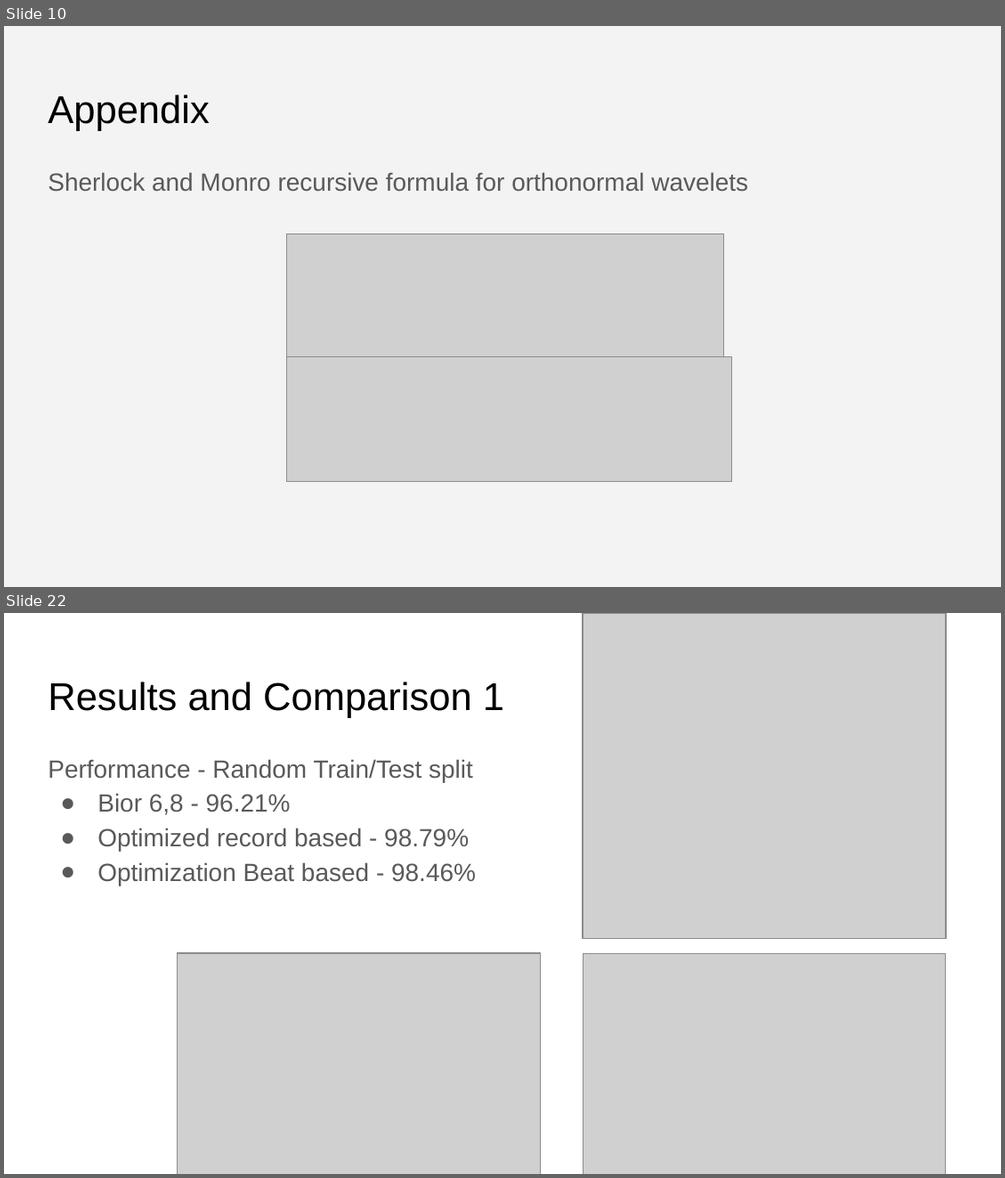
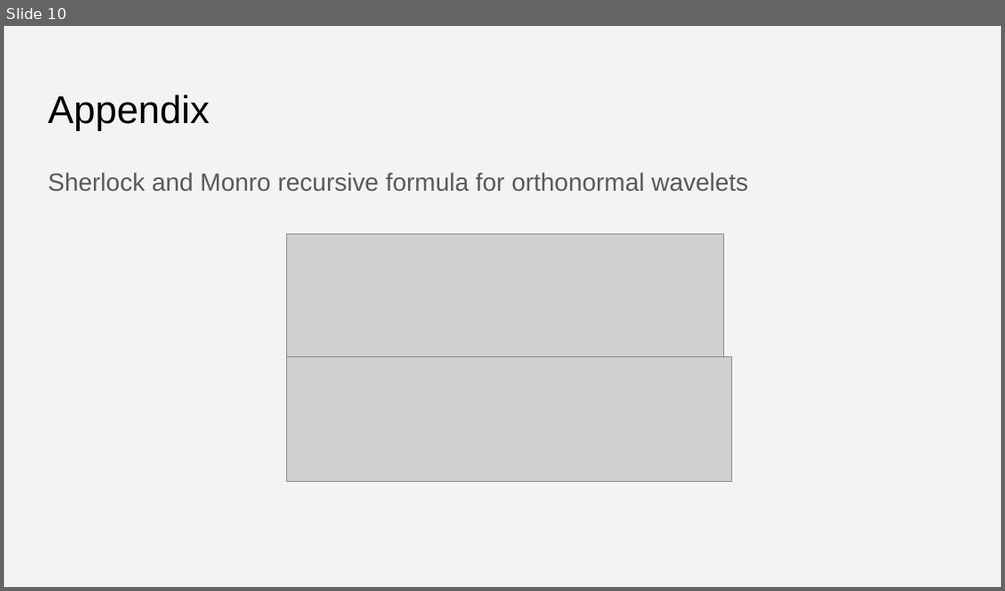
Before and after one commit to Karndeep-UCSD/Wavelet-Optimization-for-Time-Series-Classification, a slide deck: ECE251C - Final Project Presentation.pptx. Shown one above the other, each under a label of ours: slides 10 and 22 before the commit, slide 10 after it; the slides between them are not shown. The pictures are 1005x1178 and 1005x591 pixels, drawn with LibreOffice and Linux fonts; fonts in the diff are those of the drawing; grey boxes stand for pictures. Boxes give left, top, right and bottom in pixels: in the first picture for what was removed or moved away, otherwise in the second. Text is boxed around its words. In the diff, an @@ line names an element or a change of style, - is before the commit and + after.

```diff
--- a/ECE251C - Final Project Presentation.pptx
+++ b/ECE251C - Final Project Presentation.pptx
@@ slide 22 removed at [4,613,1001,1174], background #FFFFFF @@
@@ picture removed at [582,613,945,938] @@
@@ title removed at [48,682,504,718] @@
-Results and Comparison 1
@@ text removed at [48,759,476,885] @@
-Performance - Random Train/Test split
-● Bior 6,8 - 96.21%
-● Optimized record based - 98.79%
-● Optimization Beat based - 98.46%
@@ picture removed at [178,953,541,1174] @@
@@ picture removed at [583,954,945,1174] @@
```
Also in this commit, not shown: 17 other slides removed, 1 other file.
